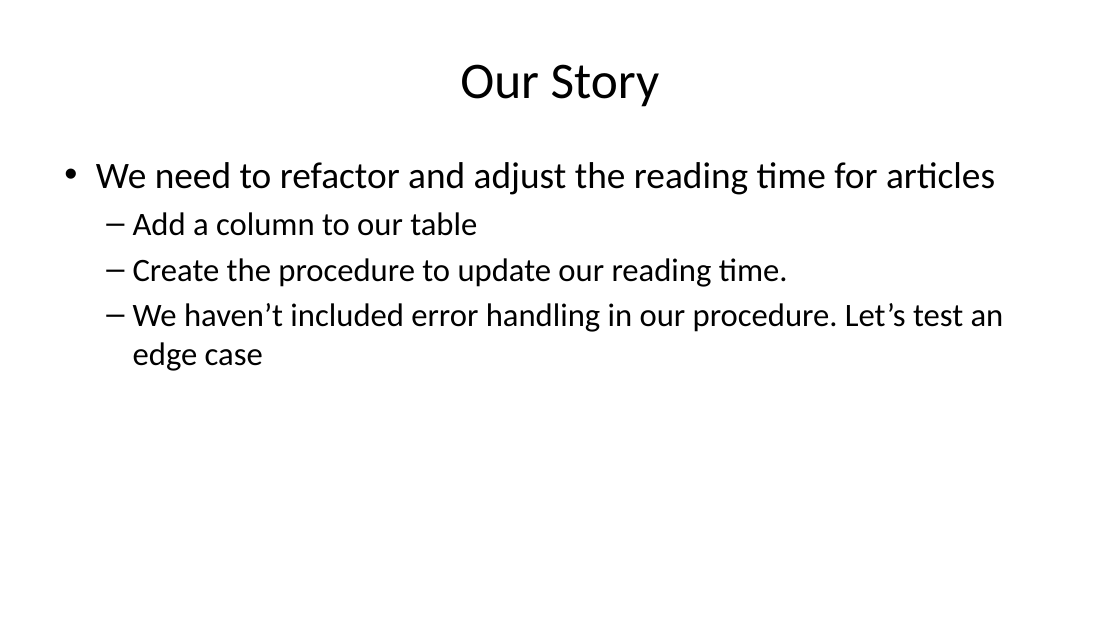
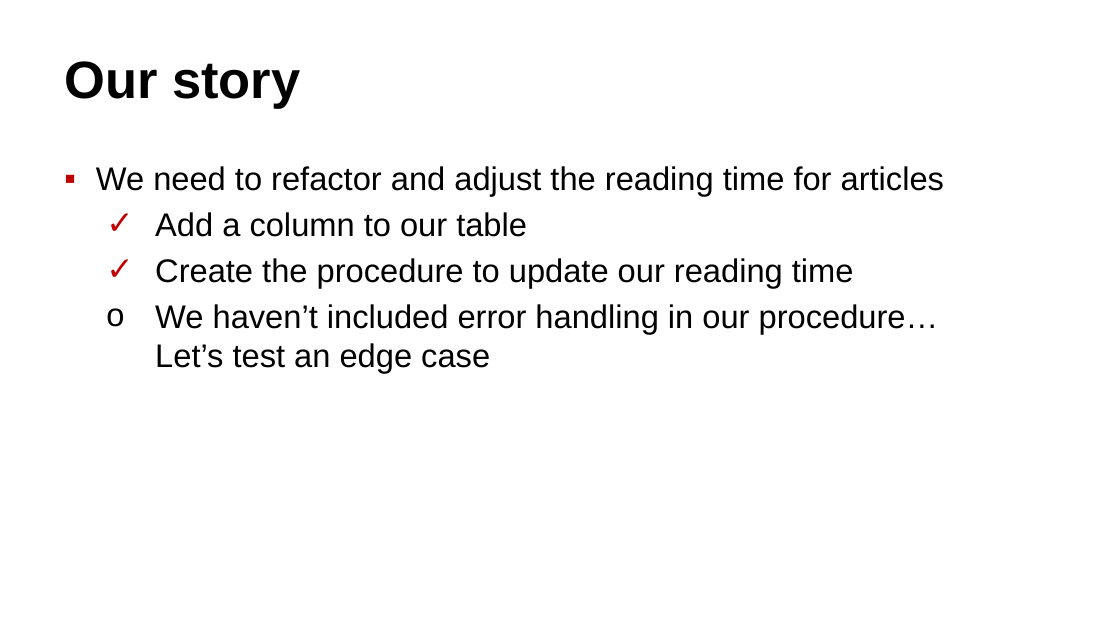
Before and after one commit to way0utwest/TestingTSQL, a slide deck: slide 22 of DB-Delivery-Get-Testing-TSQL.pptx (slide 23 before the commit). Drawn at 1120x630 pixels with LibreOffice and Linux fonts; fonts in the diff are those of the drawing. Boxes give left, top, right and bottom in pixels: in the first picture for what was removed or moved away, otherwise in the second. Text is boxed around its words. In the diff, an @@ line names an element or a change of style, - is before the commit and + after.

Commit message:
Updated layour
Mode consistent styles and slides. Added demo decks, updated Our Story
to include check marks.

```diff
--- a/DB-Delivery-Get-Testing-TSQL.pptx
+++ b/DB-Delivery-Get-Testing-TSQL.pptx
@@ title at bbox=[64, 61, 300, 109]: text changed; size 44 to 45 pt; font Calibri to Arial; bold on @@
-Our Story
+Our story
@@ text at bbox=[96, 166, 944, 237]: size 32 to 28 pt in "We need to refactor and adjust the ..."; font Calibri to Arial in "We need to refactor and adjust the ...", "Add a column to our table"; bullet • to ▪; bullet – to ✓ @@
@@ text at bbox=[155, 258, 939, 373]: text changed; font Calibri to Arial @@
-  – Create the procedure to update our reading time.
-  – We haven’t included error handling in our procedure. Let’s test an edge case
+  ✓ Create the procedure to update our reading time
+  o We haven’t included error handling in our procedure…
+    Let’s test an edge case
```
Also in this commit, not shown: 26 other slides changed, 1 slide removed.
